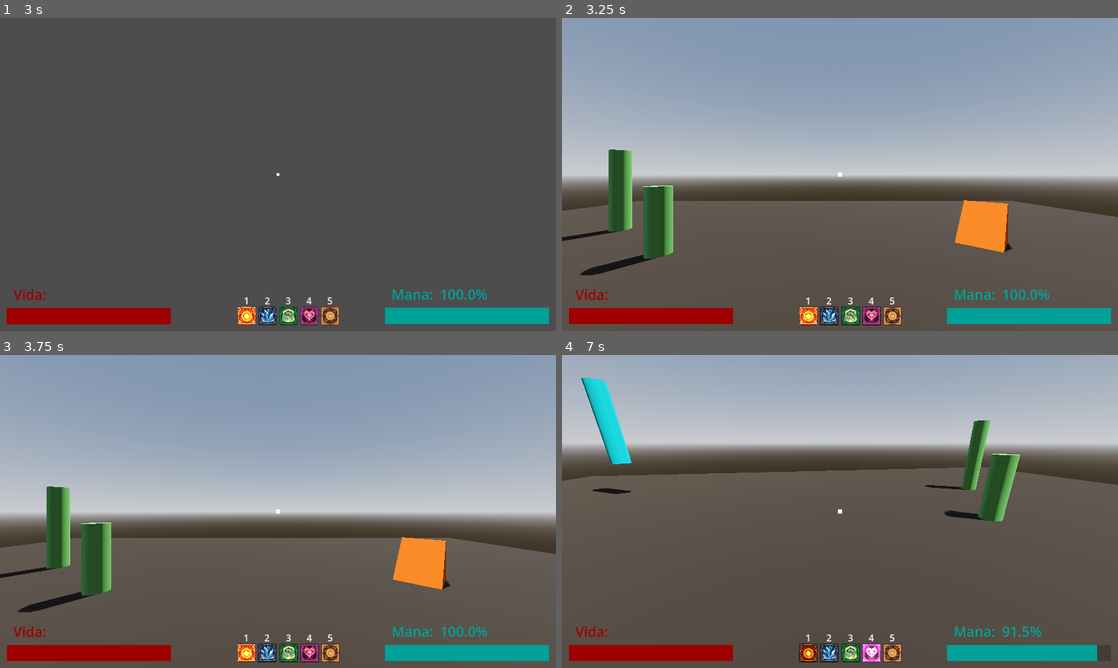
Above: before the commit, frames 1-4 (two rows, left to right).
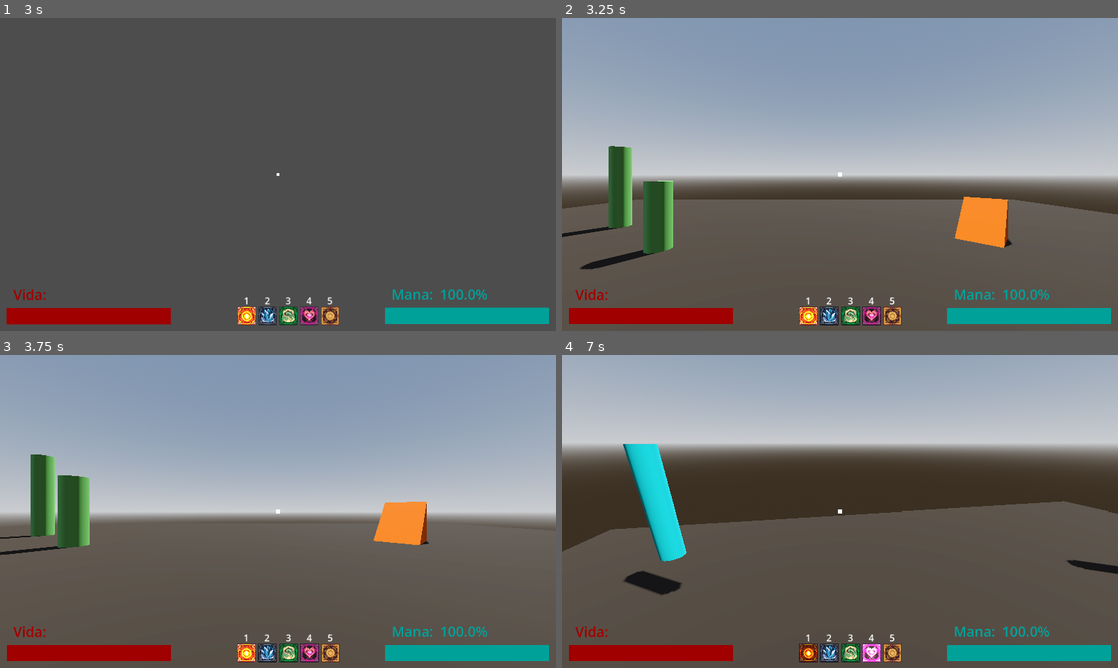
Above: after the commit, the same moments.

Repository: Isaaa43/Saudavel-e-Balanceado
Game: Godot game, scene res://cenas/main_game.tscn
Two runs of this game, one before a commit and one after it. Both use one fixed random seed, a clock stepped at 60 frames per second and the inputs below.
Inputs (mouse positions are in pixels of both pictures, inside the frame that each line leads up to):
- Up to frame 1 (3 s): click (278, 224) at 0.52 s; type "Alex" at 0.6 s; click "Jogar" at 1.25 s; click "Host" at 2 s; click "Começar Partida" at 2.75 s
- Up to frame 2 (3.25 s): no input
- Up to frame 3 (3.75 s): tap Enter at 3.5 s; move the mouse to (400, 495) at 3.52 s; hold D (direita) from 3.53 s (still down); click (400, 495) at 3.6 s
- Up to frame 4 (7 s): tap Space (pular) at 3.77, 4.52, 5.75, 6.02, 6.77 s; move the mouse to (812, 511) at 4.27 s; release D (direita) at 4.28 s; hold W (frente) from 4.28 s (still down); tap 1 at 4.35 s; move the mouse to (851, 505) at 5.02 s; tap 2 at 5.1 s; move the mouse to (834, 517) at 5.77 s; tap 3 at 5.85 s; click (834, 517) at 5.92 s; move the mouse to (878, 514) at 6.52 s; tap 4 at 6.6 s

Frame 1 is identical in both runs. In frame 2, 1.6% of the frame differs, in the area x 0-100%, y 40-83%; in frame 3, 9.8%; in frame 4, 18%, in the area x 0-100%, y 7-98%.
Error after the commit: Invalid access to property or key 'morreu' on a base object of type 'Nil'. (res://scripts/game/characters/jogador.gd:34)

Commit message:
Adicionado sistema de movimento ao jogador novamente

Diff:
--- a/luta-magos/cenas/game/characters/jogador.tscn
+++ b/luta-magos/cenas/game/characters/jogador.tscn
@@ -2,6 +2,7 @@
 
 [ext_resource type="Script" uid="uid://3oy0uv3417rj" path="res://scripts/game/characters/jogador.gd" id="1_30vjq"]
 [ext_resource type="Script" uid="uid://dc2tlxsdy1hq0" path="res://scripts/game/characters/sistemas/receptor_efeitos.gd" id="2_1hr55"]
+[ext_resource type="Script" uid="uid://gk6kcpugdbb" path="res://scripts/game/characters/sistemas/sistema_movimento.gd" id="2_f2bc4"]
 [ext_resource type="Script" uid="uid://beg85r41g1366" path="res://scripts/game/characters/sistemas/sistema_vida.gd" id="2_s8iyn"]
 [ext_resource type="Script" uid="uid://c2t8eacmbwf2u" path="res://scripts/game/characters/sistemas/sistema_mana.gd" id="3_f2bc4"]
 [ext_resource type="Script" uid="uid://cqm03tg7qe4ca" path="res://scripts/game/feiticos/definicoes/efeitos_def/lista_efeitos/FE_ganhar_mana_def.gd" id="4_8vvjh"]
@@ -60,7 +61,10 @@
 sistema_efeitos = NodePath("SistemaEfeitosFeiticos")
 
 [node name="SistemaVida" type="Node" parent="ReceptorEfeitos" unique_id=1401696473 node_paths=PackedStringArray("label_dano")]
-script = ExtResource("2_s8iyn")
+[node name="SistemaMovimento" type="Node" parent="." unique_id=3784261 node_paths=PackedStringArray("jogador")]
+script = ExtResource("2_f2bc4")
+jogador = NodePath("..")
+
 label_dano = NodePath("../../LabelDano")
 
 [node name="SistemaMana" type="Node" parent="ReceptorEfeitos" unique_id=958811563 node_paths=PackedStringArray("sistema_efeitos_feiticos")]
